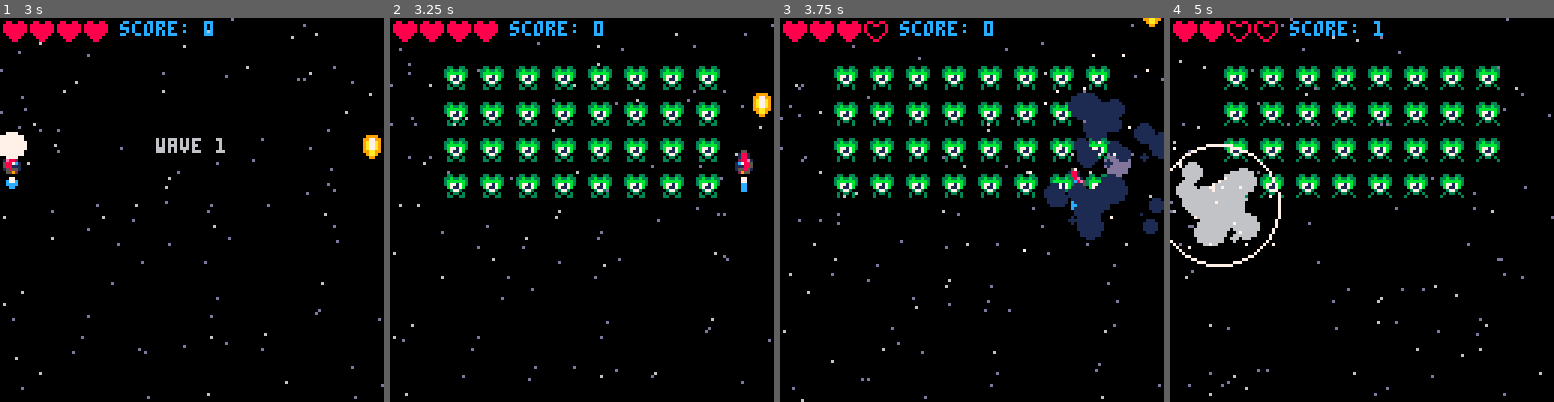
Above: before the commit, frames 1-4 (left to right).
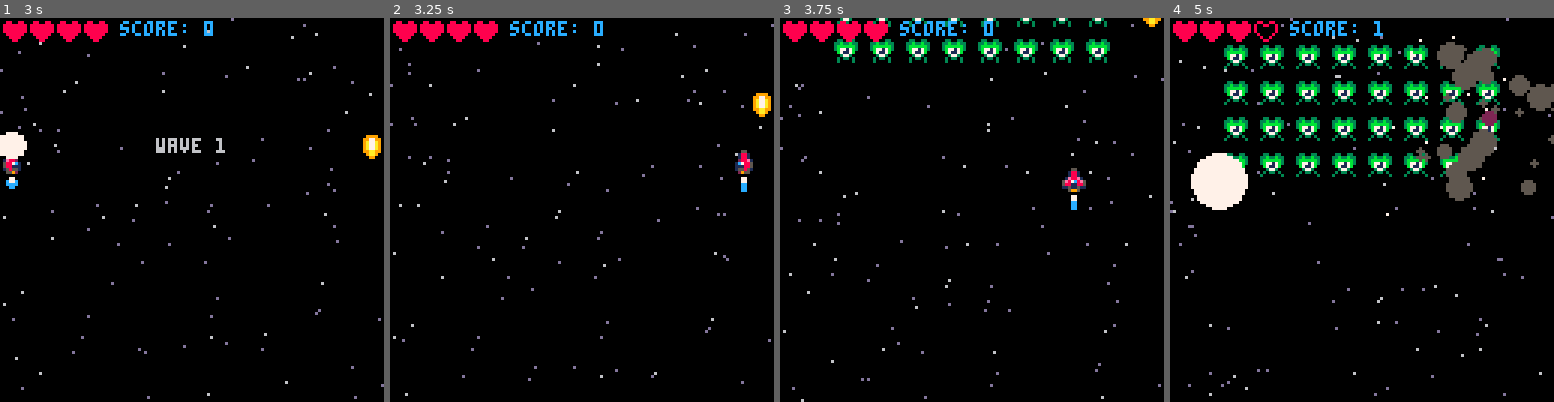
Above: after the commit, the same moments.

Repository: CRBroughton/pico-8-hero
Game: PICO-8 cartridge src/pico-8-hero.p8
Two runs of this game, one before a commit and one after it. Both use one fixed random seed, a clock stepped at 60 frames per second and the inputs below.
Inputs:
- Up to frame 1 (3 s): tap X (X key) at 0.33, 1.07, 1.85, 2.97 s; tap O (Z key) at 0.7, 1.7, 2.1, 2.5, 2.9 s; hold Right 1.6-2.1 s; hold Up 2.15-2.42 s; hold Right from 2.47 s (still down)
- Up to frame 2 (3.25 s): release Right at 3.03 s; hold Left from 3.08 s (still down)
- Up to frame 3 (3.75 s): tap O (Z key) at 3.3, 3.7 s; release Left at 3.58 s; hold Down from 3.63 s (still down)
- Up to frame 4 (5 s): release Down at 3.97 s; hold Right 4.02-4.68 s; tap X (X key) at 4.08 s; tap O (Z key) at 4.1, 4.5, 4.9 s; hold Up from 4.73 s (still down)

Frame 1 is identical in both runs. In frame 2, 9.0% of the frame differs, in the area x 14-86%, y 12-47%; in frame 3, 15%; in frame 4, 20%, in the area x 0-100%, y 1-65%.

Commit message:
feat(enemies): :construction: add basic enemy movement

Diff:
--- /dev/null
+++ b/src/behaviour.lua
@@ -0,0 +1,13 @@
+function performenemymission(enemy)
+    if enemy.mission == "flyin" then
+        -- fly into the scene
+        enemy.y += 1
+        if enemy.y  >= enemy.posy then
+            enemy.mission = "protect"
+        end
+    elseif enemy.mission == "protect" then
+        -- stay up
+    elseif enemy.mission == "attack" then
+        -- attack the player
+    end
+end
--- a/src/enemies.lua
+++ b/src/enemies.lua
@@ -62,7 +62,12 @@
 function spawnenemy(enemytype, enemyx, enemyy)
     local enemy = makesprite()
     enemy.x = enemyx
-    enemy.y = enemyy
+    enemy.y = enemyy - 66
+
+    enemy.posx = enemyx
+    enemy.posy = enemyy
+
+    enemy.mission = "flyin"
 
     if enemytype == nil or enemytype == 1 then
         -- green enemy
--- a/src/pico-8-hero.p8
+++ b/src/pico-8-hero.p8
@@ -8,6 +8,7 @@
 #include blink.lua
 #include utils.lua
 #include enemies.lua
+#include behaviour.lua
 __gfx__
 00000000000550000005500000055000000000000000000000000000000000000000000000000000000000000000000000000000088008800880088000000000
 000000000018810000188100001881000000000000077000000770000007700000c77c0000077000000000000000000000000000888888888008800800000000
--- a/src/update.lua
+++ b/src/update.lua
@@ -70,7 +70,8 @@
 
     -- Animates the enemies
     for enemy in all(enemies) do
-        -- enemy.y += 1
+        -- enemy mission
+        performenemymission(enemy)
         enemy.frame += 0.5
         -- Iterates over the animation array
         if flr(enemy.frame) > #enemy.animation then
@@ -78,6 +79,7 @@
         end
         enemy.sprite = enemy.animation[flr(enemy.frame)]
 
+        -- enemy cleanup
         if enemy.y > 128 then
             del(enemies, enemy)
         end
